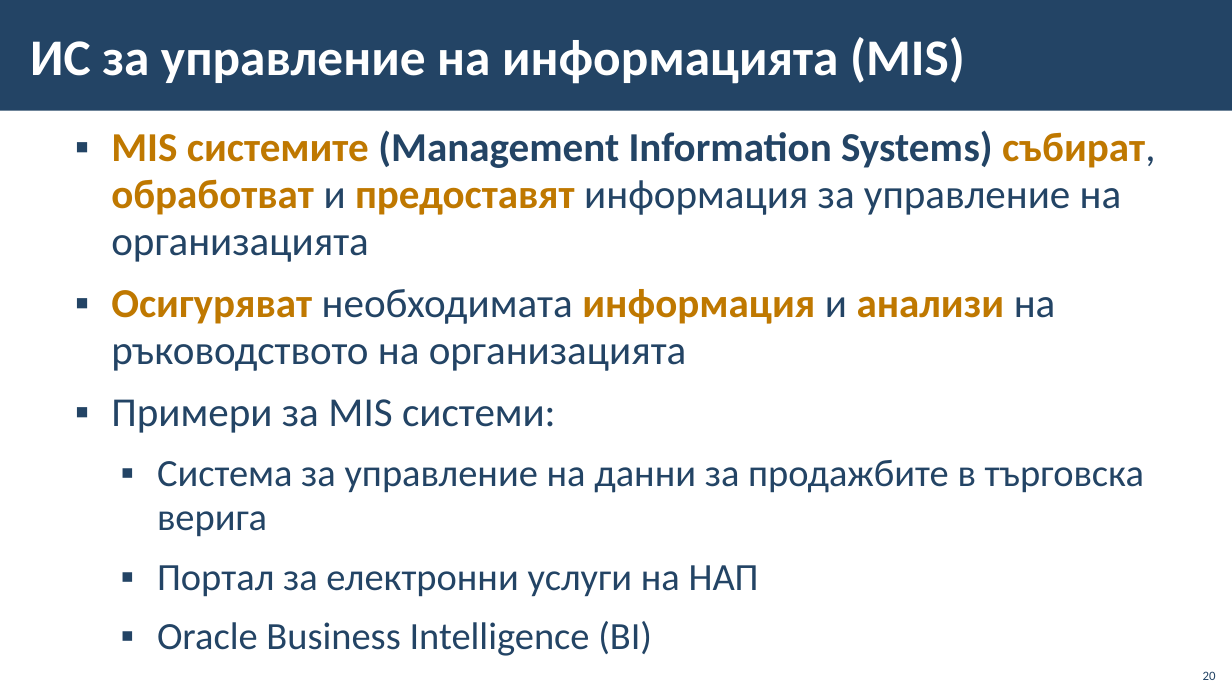
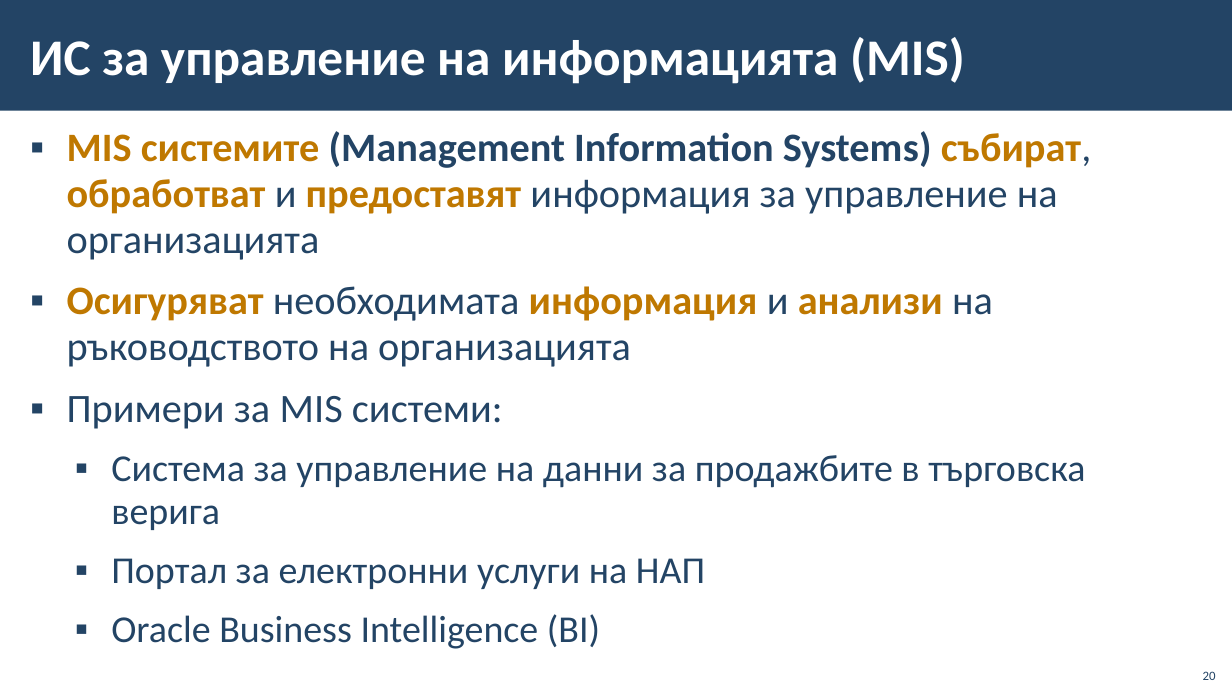
Before and after one commit to BG-IT-Edu/School-Programming, a slide deck: slide 20 of Courses/Software-Sciences/Module-4-Information-Systems-New/01-Introduction-to-IT-Systems/01-Introduction-to-IT-Systems.pptx. Drawn at 1232x693 pixels with LibreOffice and Linux fonts; fonts in the diff are those of the drawing; background and template pictures are left out. Boxes give left, top, right and bottom in pixels: in the first picture for what was removed or moved away, otherwise in the second. Text is boxed around its words. In the diff, an @@ line names an element or a change of style, - is before the commit and + after.

```diff
--- a/Courses/Software-Sciences/Module-4-Information-Systems-New/01-Introduction-to-IT-Systems/01-Introduction-to-IT-Systems.pptx
+++ b/Courses/Software-Sciences/Module-4-Information-Systems-New/01-Introduction-to-IT-Systems/01-Introduction-to-IT-Systems.pptx
@@ text "MIS системите (Management Information Systems) ..." at (67,131,1092,649): size 32 to 31.4 pt in "MIS системите (Management Information Systems) събират, обра ...", "Осигуряват необходимата информация и анализи на ръководствот ...", "Примери за MIS системи:"; size 30 to 29.6 pt in "Система за управление на данни за продажбите ...", "Портал за електронни услуги на НАП", "Oracle Business Intelligence (BI)"; list level 2 to 1 in "MIS системите (Management Information Systems) ..."; list level 2 to 1 in "Осигуряват необходимата информация и анализи ..."; list level 2 to 1 in "Примери за MIS системи:"; list level 3 to 2 in "Система за управление на данни ..."; list level 3 to 2 in "Портал за електронни услуги на ..."; list level 3 to 2 in "Oracle Business Intelligence (BI)" @@
```
Also in this commit, not shown: 1 other slide changed.
